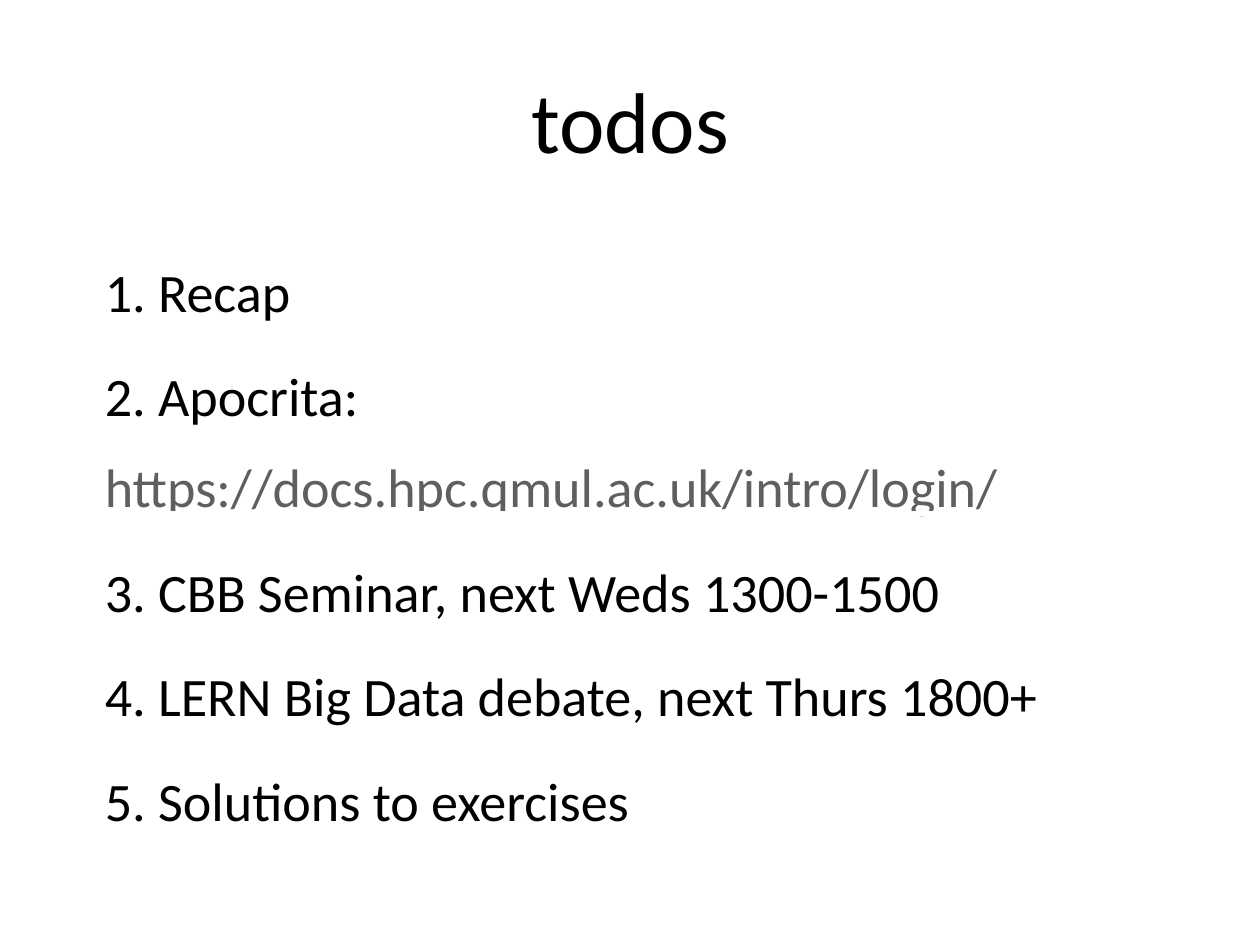
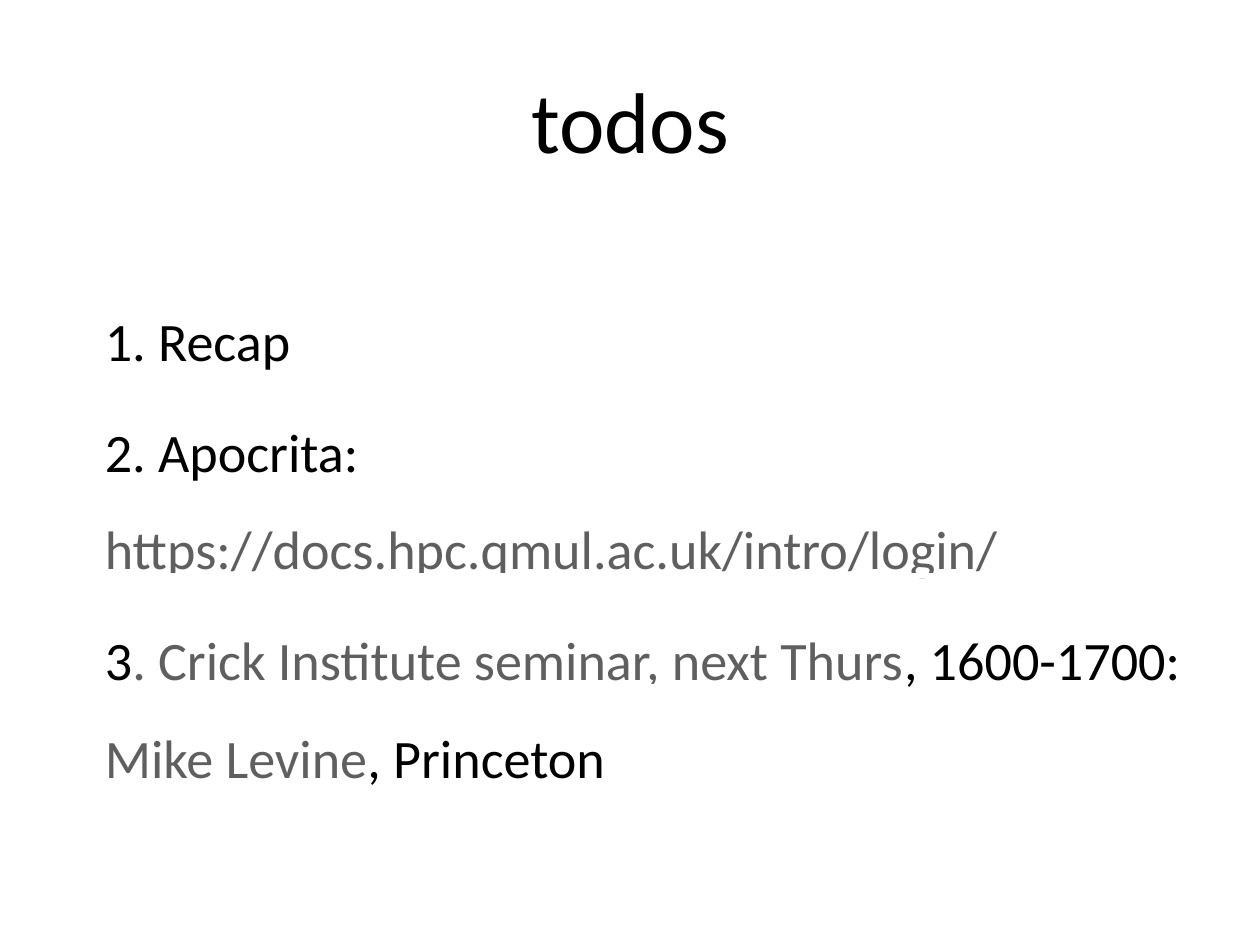
Before and after one commit to lonelyjoeparker/QMUL-MSc-BIO782P-stats-bioinfo, a slide deck: slide 2 of lectures/05_Model_selection/Model selection and diagnostics.pptx. Drawn at 1260x945 pixels with LibreOffice and Linux fonts; fonts in the diff are those of the drawing. Boxes give left, top, right and bottom in pixels: in the first picture for what was removed or moved away, otherwise in the second. Text is boxed around its words. In the diff, an @@ line names an element or a change of style, - is before the commit and + after.

```diff
--- a/lectures/05_Model_selection/Model selection and diagnostics.pptx
+++ b/lectures/05_Model_selection/Model selection and diagnostics.pptx
@@ text at (x1=105, y1=326, x2=997, y2=579): line spacing 1.4 to 1.5 @@
@@ text at (x1=105, y1=642, x2=1180, y2=785): text changed; text colour #000000 to #5F5F5F @@
-• 3. CBB Seminar, next Weds 1300-1500
-• 4. LERN Big Data debate, next Thurs 1800+
-• 5. Solutions to exercises
+• 3. Crick Institute seminar, next Thurs, 1600-1700: Mike Levine, Princeton
```
Also in this commit, not shown: 2 other files.
